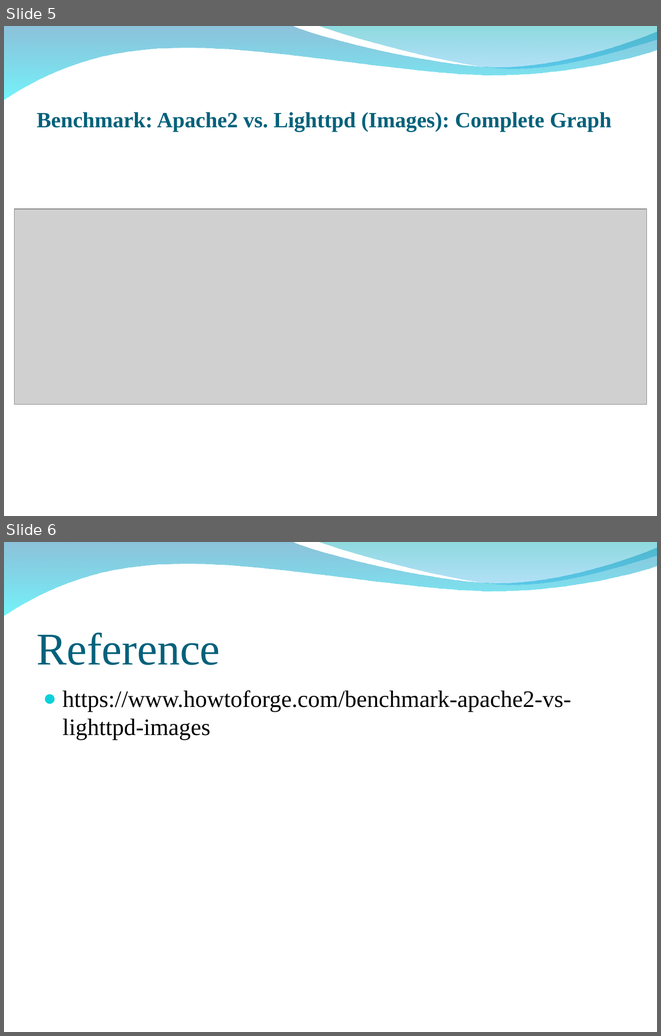
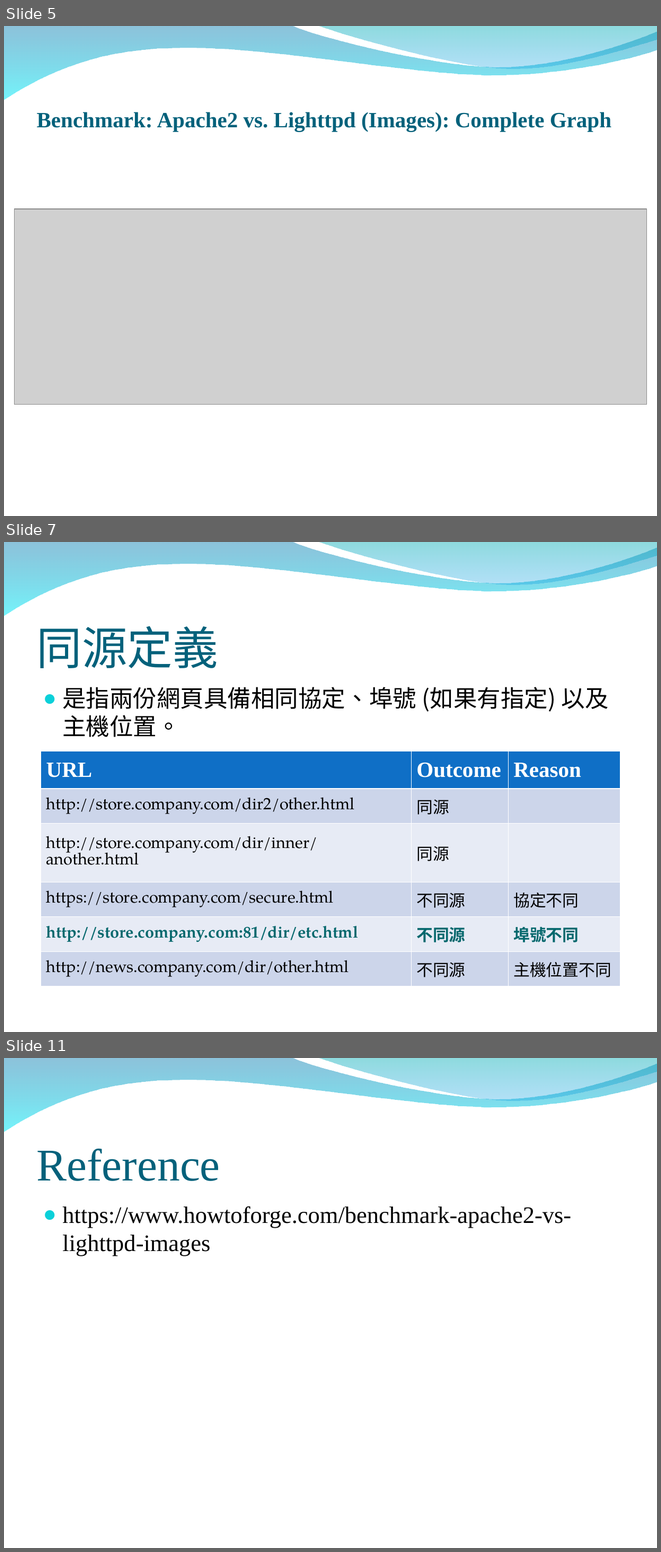
Before and after one commit to peter279k/regular_meeting, a slide deck: WebServer.ppt. Shown one above the other, each under a label of ours: slides 5 and 6 before the commit, slides 5, 7 and 11 after it; the slides between them are not shown. The pictures are 661x1036 and 661x1552 pixels, drawn with LibreOffice and Linux fonts; fonts in the diff are those of the drawing; grey boxes stand for pictures; background and template pictures are left out. Boxes give left, top, right and bottom in pixels: in the first picture for what was removed or moved away, otherwise in the second. Text is boxed around its words. In the diff, an @@ line names an element or a change of style, - is before the commit and + after.

```diff
--- a/WebServer.ppt
+++ b/WebServer.ppt
@@ slide 7 added at [4,542,657,1032], background picture (left out); not listed: 2 template elements that a slide beside it also shows @@
@@ title added at [37,626,218,668], 50 pt, text #04617B @@
+同源定義
@@ text added at [62,687,609,737], 26 pt, text #000000 @@
+● 是指兩份網頁具備相同協定、埠號 (如果有指定) 以及主機位置。
@@ table added at [41,751,620,986], 6 rows, 3 columns @@
+URL | Outcome | Reason
+http://store.company.com/dir2/other.html | 同源 | 
+http://store.company.com/dir/inner/another.html | 同源 | 
+https://store.company.com/secure.html | 不同源 | 協定不同
+http://store.company.com:81/dir/etc.html | 不同源 | 埠號不同
+http://news.company.com/dir/other.html | 不同源 | 主機位置不同
@@ what was slide 6 is now slide 11 @@
```
Also in this commit, not shown: 4 other slides added, 1 other file.
